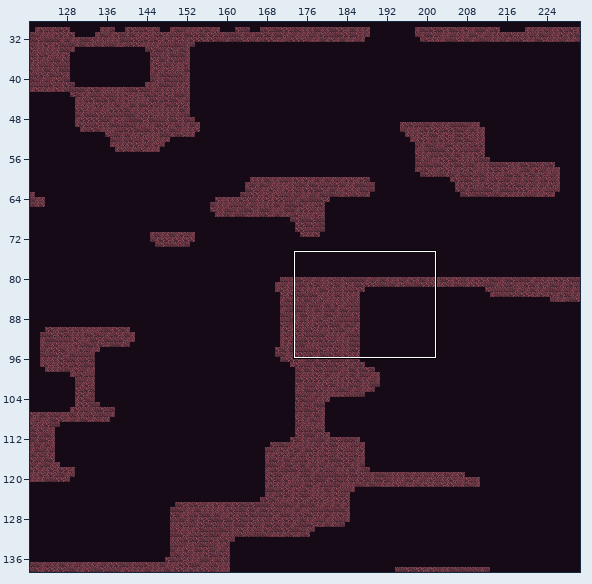
An edit to a level. Tiled map, android/assets/maps/level1.tmx. Above: a wide view before the commit, with the close-up outlined.
Close-up. Before:
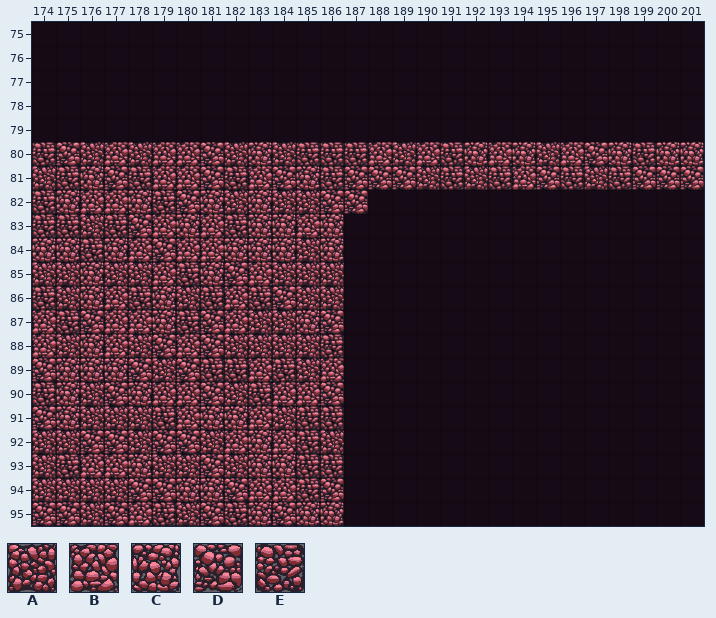
Cells are 64x64 px. Shown: x 174..201, y 75..95. The commit also changed other parts of the map, which this record leaves out.
Key: from "tileMapGutter": A 5, B 6, C 7, D 8, E 9.
_ is an empty cell.
Layers that did not change in this view are not listed.
Layer "terrain" before, first column x 174:
75 ____________________________
76 ____________________________
77 ____________________________
78 ____________________________
79 ____________________________
80 EDABABBDACAEEEBABECBCABDCECC
81 AECDEBBDEBDCEDDDAEAEBDEAEDDD
82 ECBBCEDCACAADD______________
83 EEAEDBCBECCBC_______________
84 CCECBDBBCCCAC_______________
85 AACAABECDBAAA_______________
86 EACBECAEBEDAA_______________
87 BEDBBCEDBAACD_______________
88 BACBADBDAAAAE_______________
89 DCCCDADEEBEAB_______________
90 ECADCBBDAEBBD_______________
91 DCAAAEBCCBAEE_______________
92 AADDADDABCBEA_______________
93 AEBBCAADACCEE_______________
94 AAAADDCCDBBED_______________
95 DDADBEADECDCC_______________
Now the later version:
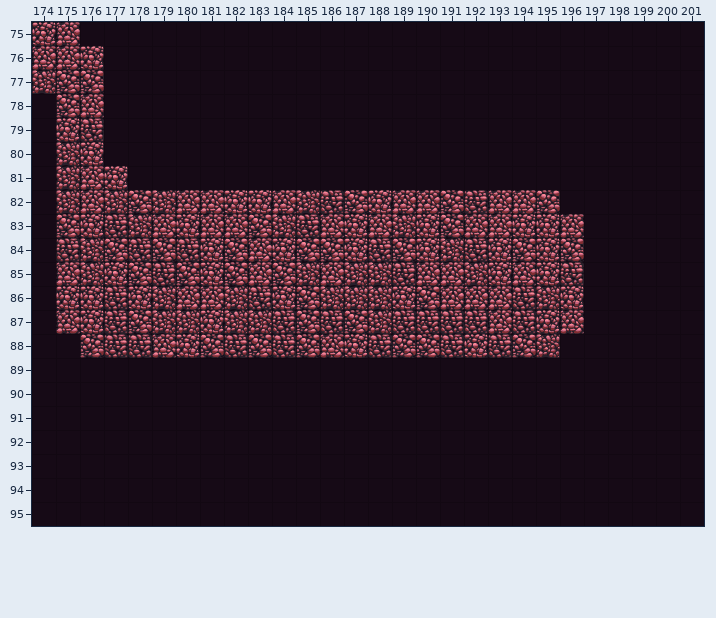
Difference:
Changed rows in their new state; . is an unchanged cell.
Layer "terrain":
first column x 174:
75 CB..........................
76 BBC.........................
77 ADD.........................
78 .DB.........................
79 .CE.........................
80 _AC_________________________
81 _ABC________________________
82 _A.ADABBC.B.E.CBBDEBBD......
83 _DC.A...BDAEBCBACDBBCCB.....
84 _EADE.ECDB.DDCEDCAECDCD.....
85 _BACDED...D.BAAEBBACBCE.....
86 _C.ECABBA.CD.AACDBBBEAC.....
87 _BCEDAACA.EDEDAEEEEBECB.....
88 __DEEBC.EDEDBCEDDECEDA......
89 _____________...............
90 _____________...............
91 _____________...............
92 _____________...............
93 _____________...............
94 _____________...............
95 _____________...............
Boxes around the changes in both close-ups, in picture pixels (x1, y1, x2, y2):
changed: (32, 22, 704, 526)
